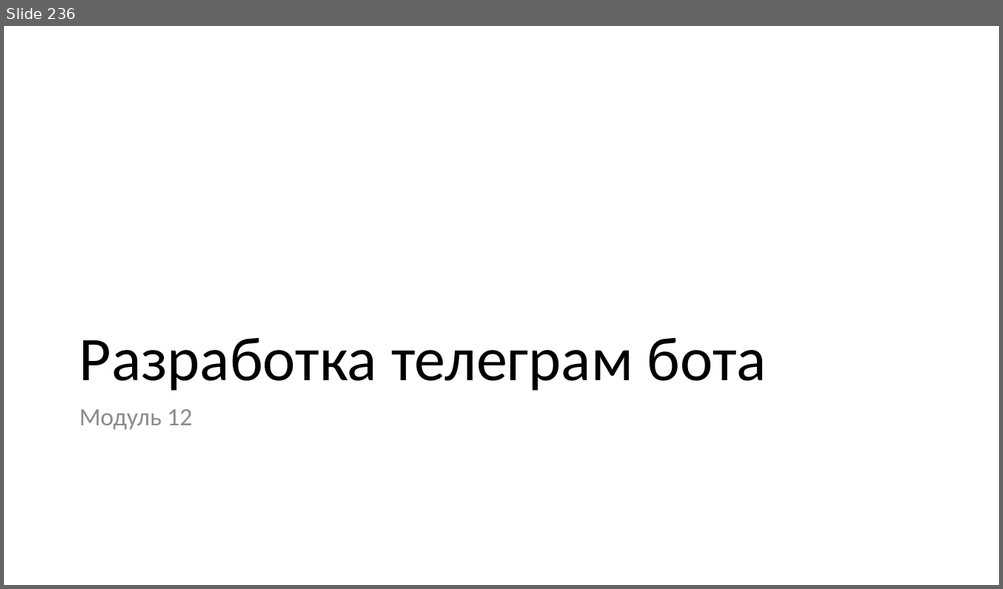
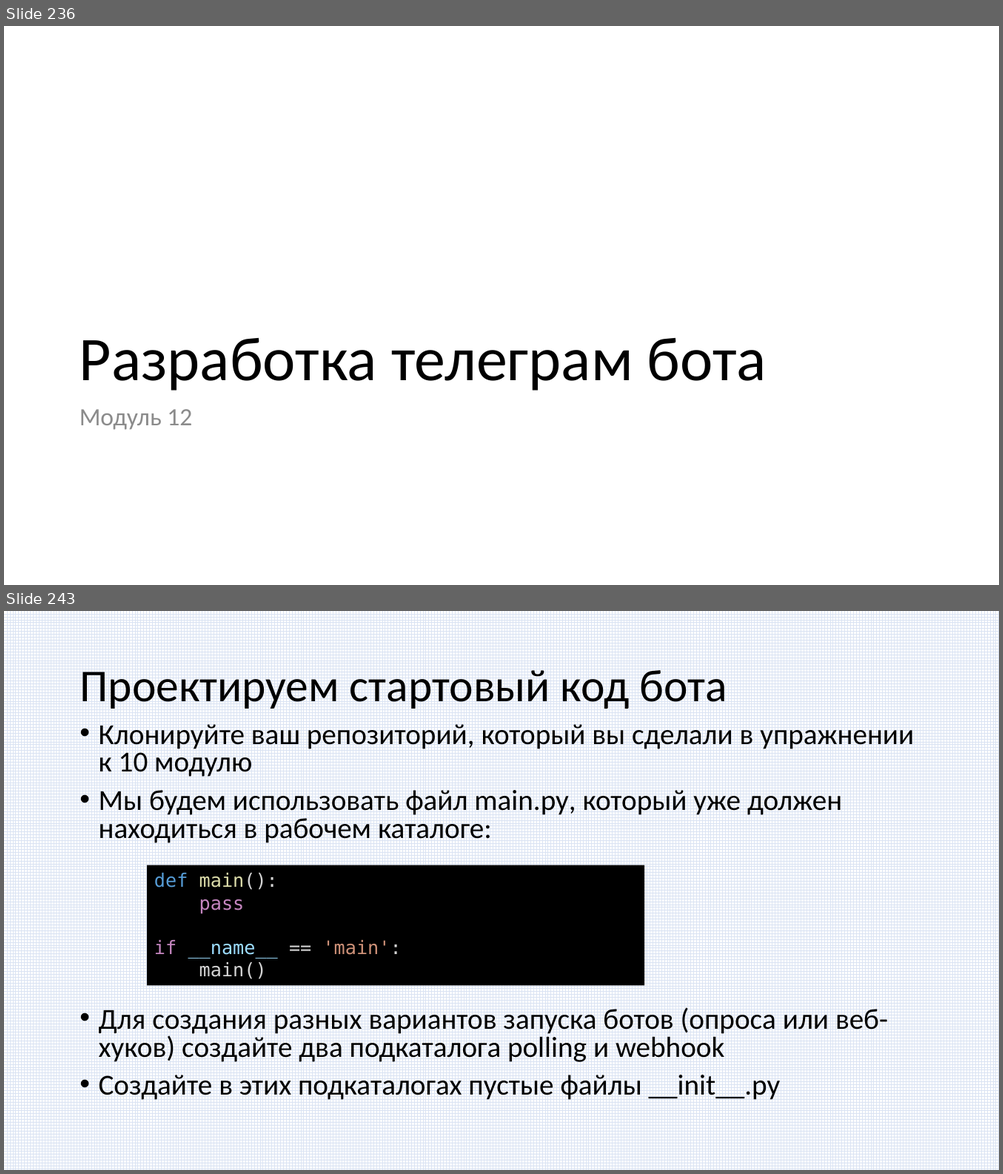
Before and after one commit to paveltsytovich/telegram-course, a slide deck: Presentation/Разработка ботов для телеграмм на Python.pptx. Shown one above the other, each under a label of ours: slide 236 before the commit, slides 236 and 243 after it; the slides between them are not shown. The pictures are 1003x589 and 1003x1174 pixels, drawn with LibreOffice and Linux fonts; fonts in the diff are those of the drawing. Boxes give left, top, right and bottom in pixels: in the first picture for what was removed or moved away, otherwise in the second. Text is boxed around its words. In the diff, an @@ line names an element or a change of style, - is before the commit and + after.

Commit message:
Описание архитектурных слоев бота

```diff
--- a/Presentation/Разработка ботов для телеграмм на Python.pptx
+++ b/Presentation/Разработка ботов для телеграмм на Python.pptx
@@ slide 243 added at (4, 611, 999, 1170), background #FFFFFF @@
@@ rectangle added at (4, 611, 999, 1170), fill pattern #DAE3F3 on #FFFFFF @@
@@ title added at (79, 670, 727, 709), 44 pt, text #000000 @@
+Проектируем стартовый код бота
@@ text added at (99, 724, 913, 1100), 28 pt, text #000000 @@
+• Клонируйте ваш репозиторий, который вы сделали в упражнении к 10 модулю
+• Мы будем использовать файл main.py, который уже должен находиться в рабочем каталоге:
+• Для создания разных вариантов запуска ботов (опроса или веб-хуков) создайте два подкаталога polling и webhook
+• Создайте в этих подкаталогах пустые файлы __init__.py
@@ rectangle added at (148, 866, 645, 986), fill #000000, 18 pt, text #D4D4D4 @@
+def main():
+pass
+if __name__ == 'main':
+main()
```
Also in this commit, not shown: 1 slide changed, 8 other slides added.
